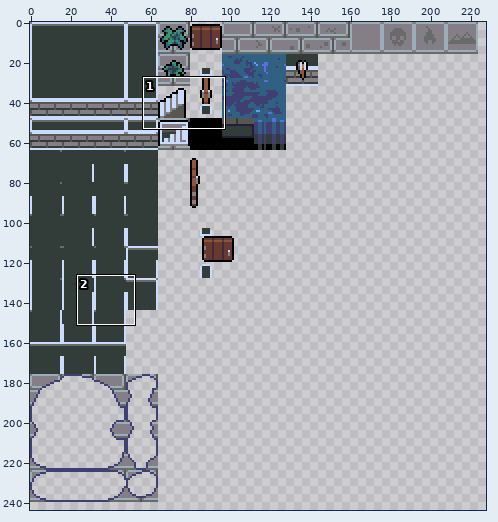
Two versions of one sprite sheet, android/assets/sprites/tiles-1.png. The picture above shows the old version from afar; the outline marks the close-up.
Close-up. The starting point:
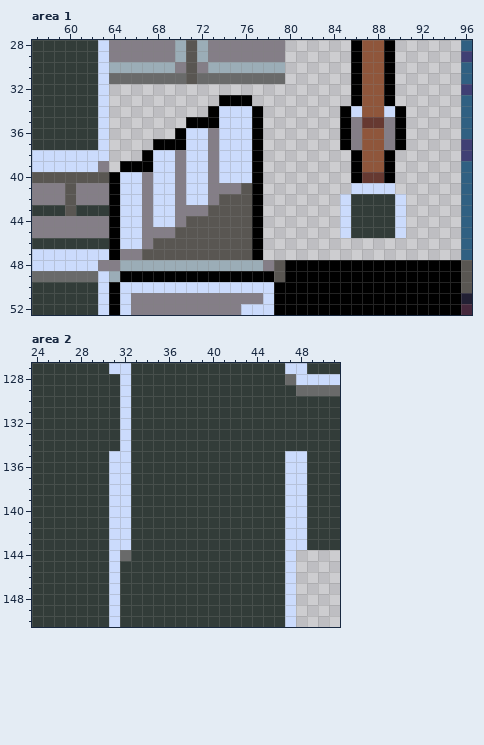
The file is 512x256 pixels. Shown: area 1: x 57..96, y 28..52; area 2: x 24..51, y 127..150. The wide view leaves out empty margins.
Now the later version:
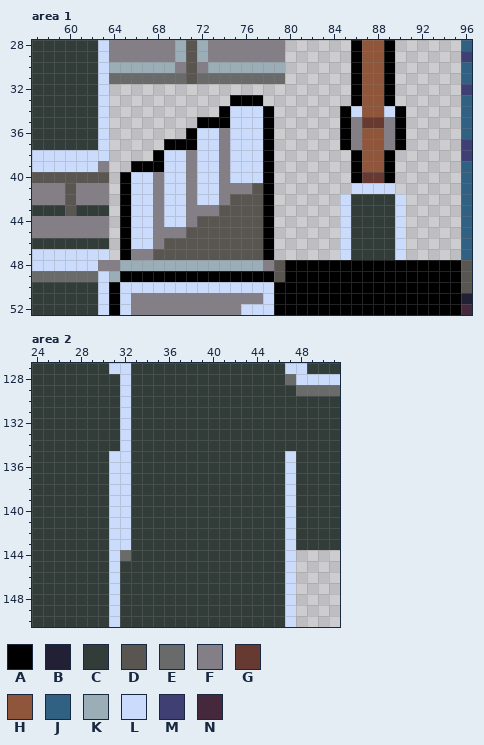
Palette (. is transparent): A #000000  B #222034  C #323c39  D #595652  E #696a6a  F #847e87  G #663931  H #8f563b  J #306082  K #9badb7  L #cbdbfc  M #3f3f74  N #45283c
Difference:
Area 1:
y 33: x 74 A -> .; x 77 . -> A
y 34: x 73..74 AL -> .A; x 77..78 A. -> LA
y 35: x 71 A -> .; x 74 L -> A; x 77..78 A. -> LA
y 36: x 70..71 AL -> .A; x 73..74 FL -> LF; x 77..78 A. -> LA
y 37: x 68 A -> .; x 71 L -> A; x 73..74 FL -> LF; x 77..78 A. -> LA
y 38: x 67..68 AL -> .A; x 70..71 FL -> LF; x 73..74 FL -> LF; x 77..78 A. -> LA
y 39: x 65 A -> .; x 68 L -> A; x 70..71 FL -> LF; x 73..74 FL -> LF; x 77..78 A. -> LA
y 40: x 64..65 AL -> .A; x 67..68 FL -> LF; x 70..71 FL -> LF; x 73..74 FL -> LF; x 77..78 A. -> LA
y 41: x 64..65 AL -> .A; x 67..68 FL -> LF; x 70..71 FL -> LF; x 73 F -> L; x 76..78 DA. -> FDA
y 42: x 64..65 AL -> .A; x 67..68 FL -> LF; x 70..71 FL -> LF; x 73..74 FD -> LF; x 77..78 A. -> DA
y 43: x 64..65 AL -> .A; x 67..68 FL -> LF; x 70 F -> L; x 73 D -> F; x 77..78 A. -> DA
y 44: x 64..65 AL -> .A; x 67..68 FL -> LF; x 70..71 FD -> LF; x 77..78 A. -> DA
y 45: x 64..65 AL -> .A; x 67 F -> L; x 70 D -> F; x 77..78 A. -> DA
y 46: x 64..65 AL -> .A; x 67..68 FD -> LF; x 77..78 A. -> DA; x 85..90 ...... -> LCCCCL
y 47: x 64..65 AF -> .A; x 67 D -> F; x 77..78 A. -> DA; x 85..90 ...... -> LCCCCL
Area 2:
y 135..143: x 48 L -> C
